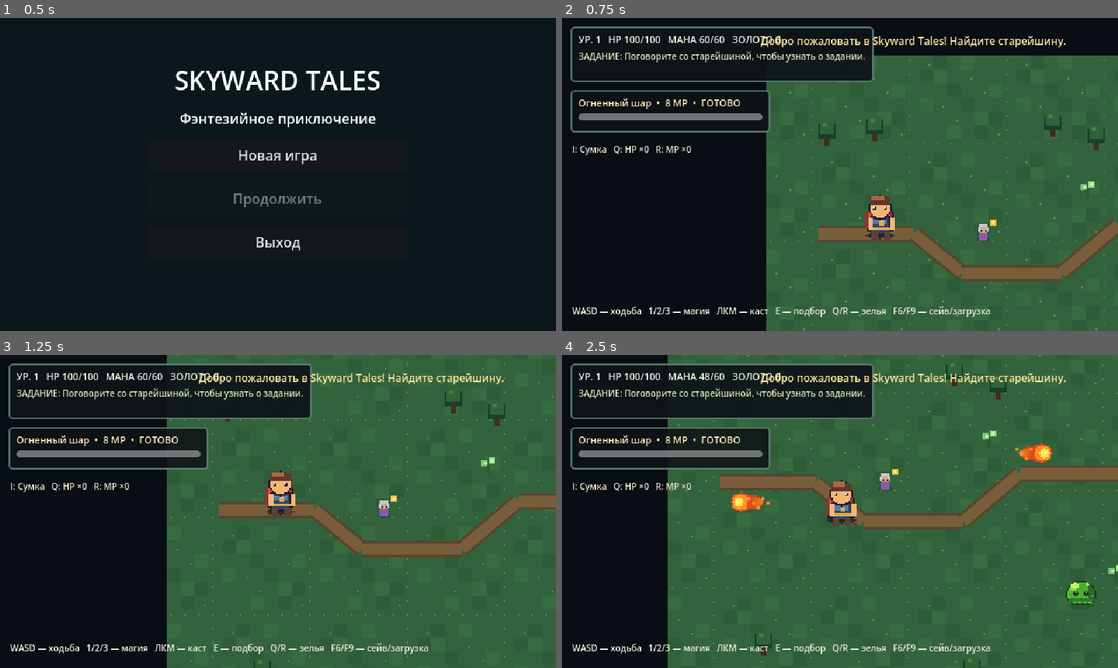
Above: before the commit, frames 1-4 (two rows, left to right).
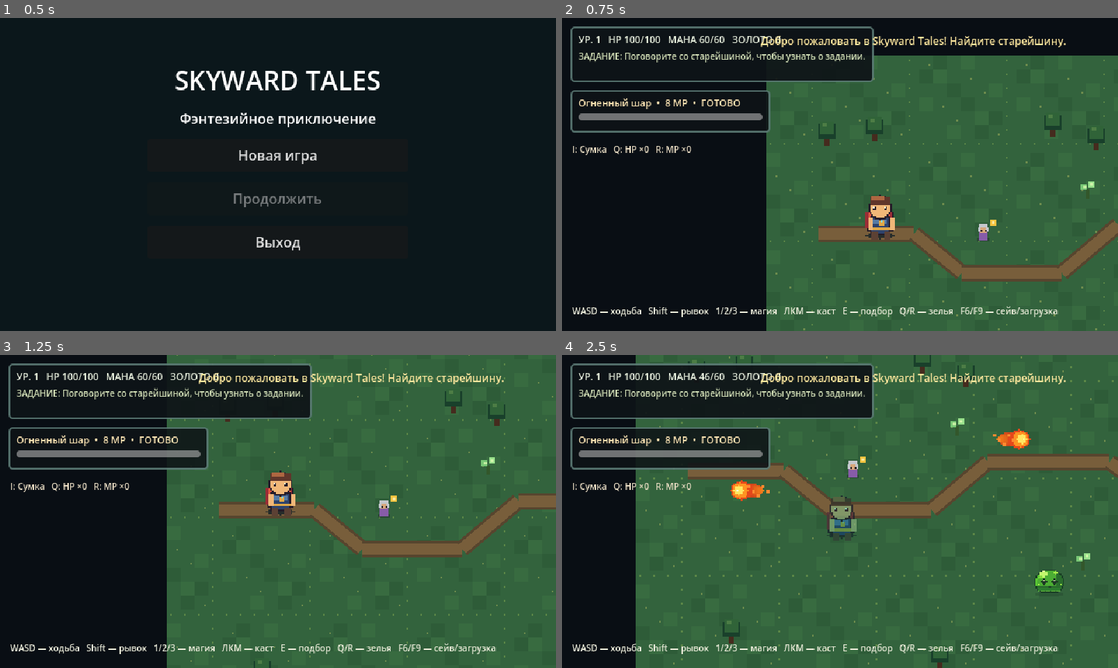
Above: after the commit, the same moments.

Repository: DoctorStrangeSH/Skyward-Tales
Game: Godot game, scene res://scenes/title_menu.tscn
The game is run twice, just before and just after one commit, with the same random seed, the same clock (stepped at 60 frames per second) and the same inputs.
Inputs (mouse positions are in pixels of both pictures, inside the frame that each line leads up to):
- Up to frame 1 (0.5 s): no input
- Up to frame 2 (0.75 s): click "Новая игра" at 0.5 s
- Up to frame 3 (1.25 s): no input
- Up to frame 4 (2.5 s): tap Enter at 1.25 s; move the mouse to (962, 495) at 1.27 s; hold D (move_right) 1.28-2.03 s; tap Shift at 1.35, 2.3 s; click (962, 495) at 1.42 s; move the mouse to (728, 527) at 2.02 s; hold S (move_down) from 2.03 s (still down); click (728, 527) at 2.1 s

Frame 1 is identical in both runs. In frame 2, 0.8% of the frame differs, in the area x 15-90%, y 92-96%; in frame 3, 0.8%; in frame 4, 15%, in the area x 13-100%, y 0-100%.

Commit message:
feat: add player combat dodge with invulnerability and cooldown

Diff:
--- a/project.godot
+++ b/project.godot
@@ -37,6 +37,10 @@
 "deadzone": 0.2,
 "events": [Object(InputEventMouseButton, "button_index": 1)]
 }
+dodge={
+"deadzone": 0.2,
+"events": [Object(InputEventKey, "physical_keycode": 4194325)]
+}
 pause={
 "deadzone": 0.2,
 "events": [Object(InputEventKey, "physical_keycode": 4194305)]
--- a/scripts/main.gd
+++ b/scripts/main.gd
@@ -75,7 +75,7 @@
 		var prompt := "E — поговорить" if nearby_interactable is WorldNpc else ("E — перейти" if nearby_interactable is RegionGate else ("E — подобрать" if nearby_interactable is WorldLoot else "E — собрать"))
 		hud.set_prompt(prompt)
 	else:
-		hud.set_prompt("WASD — ходьба   1/2/3 — магия   ЛКМ — каст   E — подбор   Q/R — зелья   F6/F9 — сейв/загрузка")
+		hud.set_prompt("WASD — ходьба   Shift — рывок   1/2/3 — магия   ЛКМ — каст   E — подбор   Q/R — зелья   F6/F9 — сейв/загрузка")
 
 func _input(event: InputEvent) -> void:
 	if event is InputEventKey and event.pressed and not event.echo:
@@ -85,6 +85,10 @@
 			return
 		if event.keycode == KEY_F9 and not get_tree().paused and not hud.dialogue_visible:
 			load_game()
+			get_viewport().set_input_as_handled()
+			return
+		if event.keycode == KEY_SHIFT and not get_tree().paused and not hud.dialogue_visible and not hud.inventory_open:
+			player.start_dodge()
 			get_viewport().set_input_as_handled()
 			return
 		if event.keycode == KEY_I and not get_tree().paused and not hud.dialogue_visible:
--- a/scripts/player.gd
+++ b/scripts/player.gd
@@ -10,6 +10,9 @@
 @export var move_speed: float = 92.0
 @export var max_health: int = 100
 @export var max_mana: int = 60
+@export var dodge_speed: float = 260.0
+@export var dodge_duration: float = 0.20
+@export var dodge_cooldown: float = 0.85
 
 var health: int = 100
 var mana: int = 60
@@ -20,6 +23,9 @@
 var facing: Vector2 = Vector2.DOWN
 var visual: DirectionalSprite
 var mana_regen_accumulator: float = 0.0
+var dodge_time_left: float = 0.0
+var dodge_cooldown_left: float = 0.0
+var dodge_direction: Vector2 = Vector2.DOWN
 var inventory: Dictionary = {}
 var equipment: Dictionary = {"weapon": "", "armor": "", "amulet": ""}
 
@@ -34,7 +40,27 @@
 	visual.set_direction_vector(facing)
 	add_child(visual)
 
+func start_dodge() -> bool:
+	if dodge_time_left > 0.0 or dodge_cooldown_left > 0.0 or health <= 0:
+		return false
+	var input_direction: Vector2 = Input.get_vector("move_left", "move_right", "move_up", "move_down")
+	dodge_direction = input_direction.normalized() if input_direction.length_squared() > 0.01 else facing.normalized()
+	dodge_time_left = dodge_duration
+	dodge_cooldown_left = dodge_cooldown
+	visual.modulate = Color(0.55, 0.94, 1.0, 0.72)
+	return true
+
 func _physics_process(_delta: float) -> void:
+	dodge_cooldown_left = maxf(0.0, dodge_cooldown_left - _delta)
+	if dodge_time_left > 0.0:
+		dodge_time_left = maxf(0.0, dodge_time_left - _delta)
+		velocity = dodge_direction * dodge_speed
+		move_and_slide()
+		visual.set_direction_vector(dodge_direction)
+		visual.set_moving(true)
+		if dodge_time_left <= 0.0:
+			visual.modulate = Color.WHITE
+		return
 	# Recover mana slowly so casting remains testable during exploration.
 	if mana < max_mana:
 		mana_regen_accumulator += _delta * 4.0
@@ -55,6 +81,8 @@
 	visual.set_moving(moving)
 
 func take_damage(amount: int) -> void:
+	if dodge_time_left > 0.0 or health <= 0:
+		return
 	health = maxi(0, health - maxi(1, amount - get_armor()))
 	stats_changed.emit()
 
--- /dev/null
+++ b/tests/player_dodge.gd
@@ -0,0 +1,34 @@
+extends SceneTree
+
+func _initialize() -> void:
+	call_deferred("_run")
+
+func check(ok: bool, message: String) -> bool:
+	if not ok:
+		push_error("DODGE TEST FAILED: " + message)
+		quit(1)
+		return false
+	return true
+
+func _run() -> void:
+	var player: PlayerCharacter = load("res://scenes/player.tscn").instantiate() as PlayerCharacter
+	root.add_child(player)
+	await process_frame
+	if not check(player.start_dodge(), "first dodge should begin"):
+		return
+	if not check(not player.start_dodge(), "cannot dodge again during active dodge"):
+		return
+	player.take_damage(25)
+	if not check(player.health == 100, "dodge immunity did not prevent damage"):
+		return
+	player.dodge_time_left = 0.0
+	player.take_damage(25)
+	if not check(player.health == 75, "damage after dodge was blocked"):
+		return
+	if not check(not player.start_dodge(), "cooldown must prevent dodge"):
+		return
+	player.dodge_cooldown_left = 0.0
+	if not check(player.start_dodge(), "dodge should be available after cooldown"):
+		return
+	print("DODGE TEST OK: dodge, invulnerability and cooldown")
+	quit(0)
Not shown, changed: docs/AI_HANDOFF.md
Not shown, changed: docs/ROADMAP.md
